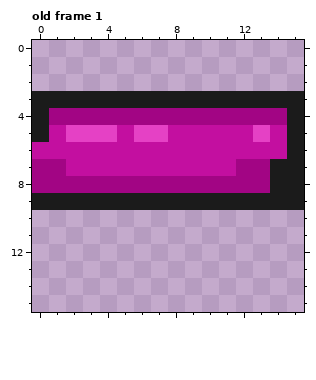
One commit to this pixel-art file: Assets/Resources/Sprites/ui_hitpoint.aseprite. The first picture shows the starting point.
16x16 pixels, 2 frames. Shown: old frame 1.
The same view after the edit:
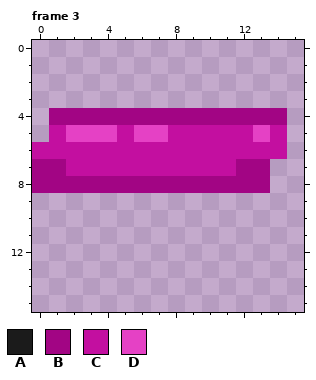
Palette (. is transparent): A #1b1b1b  B #a20584  C #c30fa0  D #e541c5
A new or re-ordered frame is compared with the old frame closest to it.
Edits made:
frames 2 -> 3
--- frame 3 is new; against old frame 1
@@ x 0..15 @@
  2 ................
- 3 AAAAAAAAAAAAAAAA
- 4 ABBBBBBBBBBBBBBA
- 5 ACDDDCDDCCCCCDCA
- 6 CCCCCCCCCCCCCCCA
- 7 BBCCCCCCCCCCBBAA
- 8 BBBBBBBBBBBBBBAA
- 9 AAAAAAAAAAAAAAAA
+ 3 ................
+ 4 .BBBBBBBBBBBBBB.
+ 5 .CDDDCDDCCCCCDC.
+ 6 CCCCCCCCCCCCCCC.
+ 7 BBCCCCCCCCCCBB..
+ 8 BBBBBBBBBBBBBB..
+ 9 ................
 10 ................
